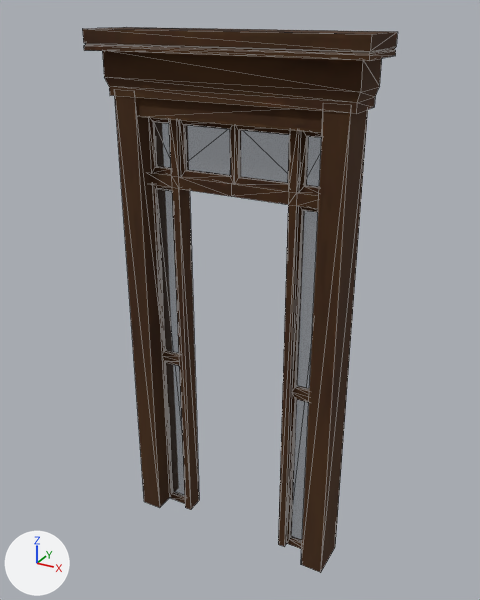
One commit to the glTF model public/assets/modern/mod-porta-madeira.gltf: the scene before it, then after it.
Camera for both pictures: a 50 mm lens placed at (1.12, -1.97, 2.06), pointed at (0.01, 0.04, 1.06). The lights are fixed; the arrows at lower left show +X, +Y and +Z. The older version comes first. Mesh edges are drawn as thin lines. Vertices at exactly the same position are counted once.

The first picture shows 'DoorFrame_Wooden'.
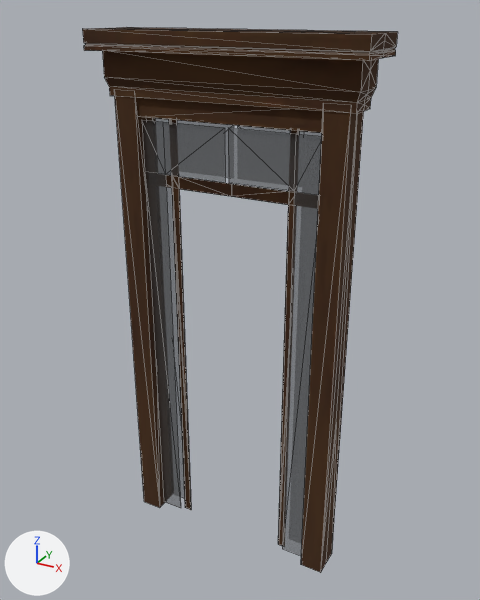
What differs and where, as boxes (x1, y1, x2, y2) in the pictures (480 x 600 px; the box of a moved part takes in the faces that stretch with it):
```json
{"object": "DoorFrame_Wooden", "change": "reshaped, rescaled", "before": [82, 27, 398, 572], "after": [82, 27, 398, 572]}
{"part": 1, "of": "me_cube_203", "change": "moved or reshaped", "before": [155, 122, 230, 497], "after": [152, 118, 234, 499], "on screen": "mostly hidden afterwards"}
{"part": 2, "of": "me_cube_203", "change": "moved or reshaped", "before": [240, 130, 322, 542], "after": [237, 126, 322, 136], "on screen": "mostly hidden afterwards"}
{"part": 3, "of": "me_cube_203", "change": "added", "after": [142, 120, 225, 508]}
{"part": 4, "of": "me_cube_203", "change": "added", "after": [228, 128, 322, 556]}
{"part": 5, "of": "me_cube_203", "change": "rebuilt", "before": [82, 27, 398, 114], "after": [82, 27, 398, 114]}
{"part": 6, "of": "me_cube_203", "change": "rebuilt", "before": [153, 185, 185, 503], "after": [115, 96, 165, 508], "on screen": "55% wider, 29% taller"}
{"part": 7, "of": "me_cube_203", "change": "rebuilt", "before": [287, 206, 318, 549], "after": [301, 111, 364, 572]}
{"part": 8, "of": "me_cube_203", "change": "rebuilt", "before": [137, 98, 323, 133], "after": [137, 98, 323, 133]}
{"part": 9, "of": "me_cube_203", "change": "deleted", "before": [300, 131, 322, 194]}
{"part": 10, "of": "me_cube_203", "change": "deleted", "before": [149, 118, 171, 174]}
{"part": 11, "of": "me_cube_203", "change": "moved or reshaped", "before": [149, 120, 319, 547], "after": [166, 120, 300, 546]}
```

The change, as JSON lines over the scene's bpy script:
```json
{"block": "me_cube_203", "where": "# used by ob_doorframe_wooden; location = (0.0, 0.0, 1.0); scale = (0.651, 0.75, 1.0)"}
{"op": "remove", "block": "me_cube_203", "code": "me_cube_203.from_pydata(...)  # 272 vertices, 438 faces; spans x -0.77..0.77, y -0.16..0.16, z -1.0..1.0"}
{"op": "add", "block": "me_cube_203", "code": "me_cube_203.from_pydata(...)  # 233 vertices, 358 faces; spans x -0.5..0.5, y -0.12..0.12, z -1.0..1.0"}
{"block": "me_cube_203", "change": "me_cube_203 part 1: the loose piece of 8 vertices spanning x -0.53..-0.01, y 0.04, z -0.98..0.7 is scaled about the mesh origin by (0.651, 1, 1)"}
{"block": "me_cube_203", "change": "me_cube_203 part 2: the loose piece of 8 vertices spanning x 0.01..0.53, y 0.04, z -0.98..0.7 is scaled about the mesh origin by (0.651, 1, 1)"}
{"block": "me_cube_203", "change": "me_cube_203 part 3: the loose piece of 8 vertices spanning x -0.53..-0.01, y 0.04, z -0.98..0.7 is copied, and the copy is scaled about its middle by (0.651, 1, 1), then moved by (0.09, -0.07, 0.0); it spans x -0.34..-0.01, y -0.03, z -0.98..0.7"}
{"block": "me_cube_203", "change": "me_cube_203 part 4: the loose piece of 8 vertices spanning x 0.01..0.53, y 0.04, z -0.98..0.7 is copied, and the copy is scaled about its middle by (0.651, 1, 1), then moved by (-0.09, -0.07, 0.0); it spans x 0.01..0.34, y -0.03, z -0.98..0.7"}
{"block": "me_cube_203", "change": "me_cube_203 part 5: the loose piece of 40 vertices spanning x -0.77..0.77, y -0.16..0.16, z 0.78..1.0 is rebuilt with 80 vertices and now spans x -0.5..0.5, y -0.12..0.12, z 0.78..1.0"}
{"block": "me_cube_203", "change": "me_cube_203 part 6: the loose piece of 36 vertices spanning x -0.54..-0.38, y 0.03..0.06, z -1.0..0.47 is rebuilt with 14 vertices and now spans x -0.43..-0.35, y -0.06..0.06, z -1.0..0.81"}
{"block": "me_cube_203", "change": "me_cube_203 part 7: the loose piece of 36 vertices spanning x 0.38..0.54, y 0.03..0.06, z -1.0..0.47 is rebuilt with 14 vertices and now spans x 0.35..0.43, y -0.06..0.06, z -1.0..0.81"}
{"block": "me_cube_203", "change": "me_cube_203 part 8: the loose piece of 8 vertices spanning x -0.54..0.54, y -0.06..0.12, z 0.72..0.79 is rebuilt with 11 vertices and now spans x -0.35..0.35, y -0.05..0.05, z 0.72..0.79"}
{"block": "me_cube_203", "change": "me_cube_203 part 9: the loose piece of 20 vertices spanning x 0.37..0.54, y 0.03..0.06, z 0.5..0.72 is deleted"}
{"block": "me_cube_203", "change": "me_cube_203 part 10: the loose piece of 20 vertices spanning x -0.54..-0.37, y 0.03..0.06, z 0.5..0.72 is deleted"}
{"block": "me_cube_203", "change": "me_cube_203 part 11: 78 vertices removed from x -0.55..0.55, y 0.0..0.09, z -1.0..0.74; 80 vertices added at x -0.36..0.36, y 0.0, z -1.0..0.74"}
{"block": "me_cube_203", "change": "other edits to the shape of me_cube_203 do not show in these pictures"}
{"op": "set", "path": "ob_doorframe_wooden.scale", "old": "(0.651, 0.75, 1.0)", "new": "(1.0, 1.0, 1.0)"}
```
